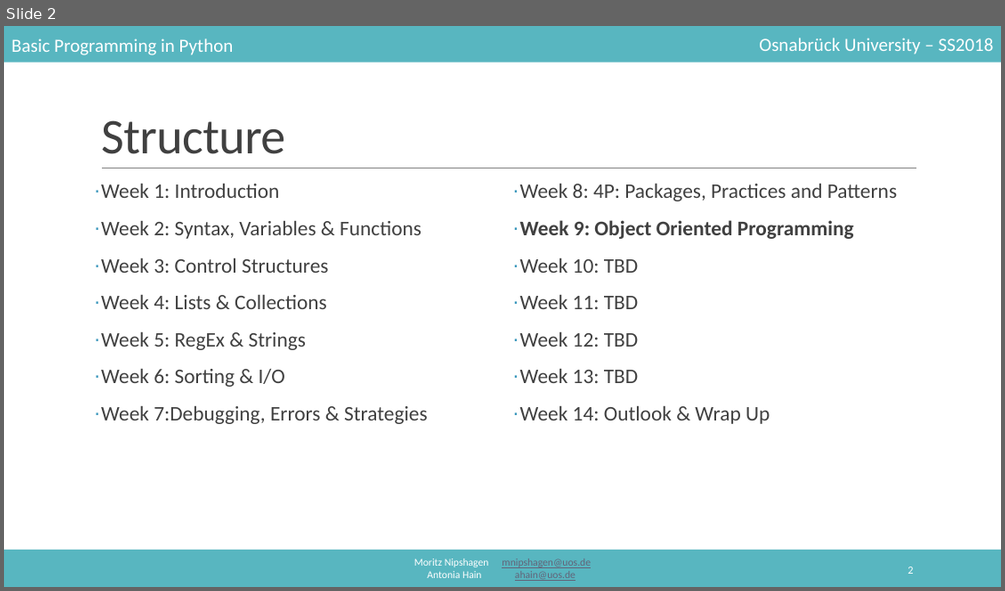
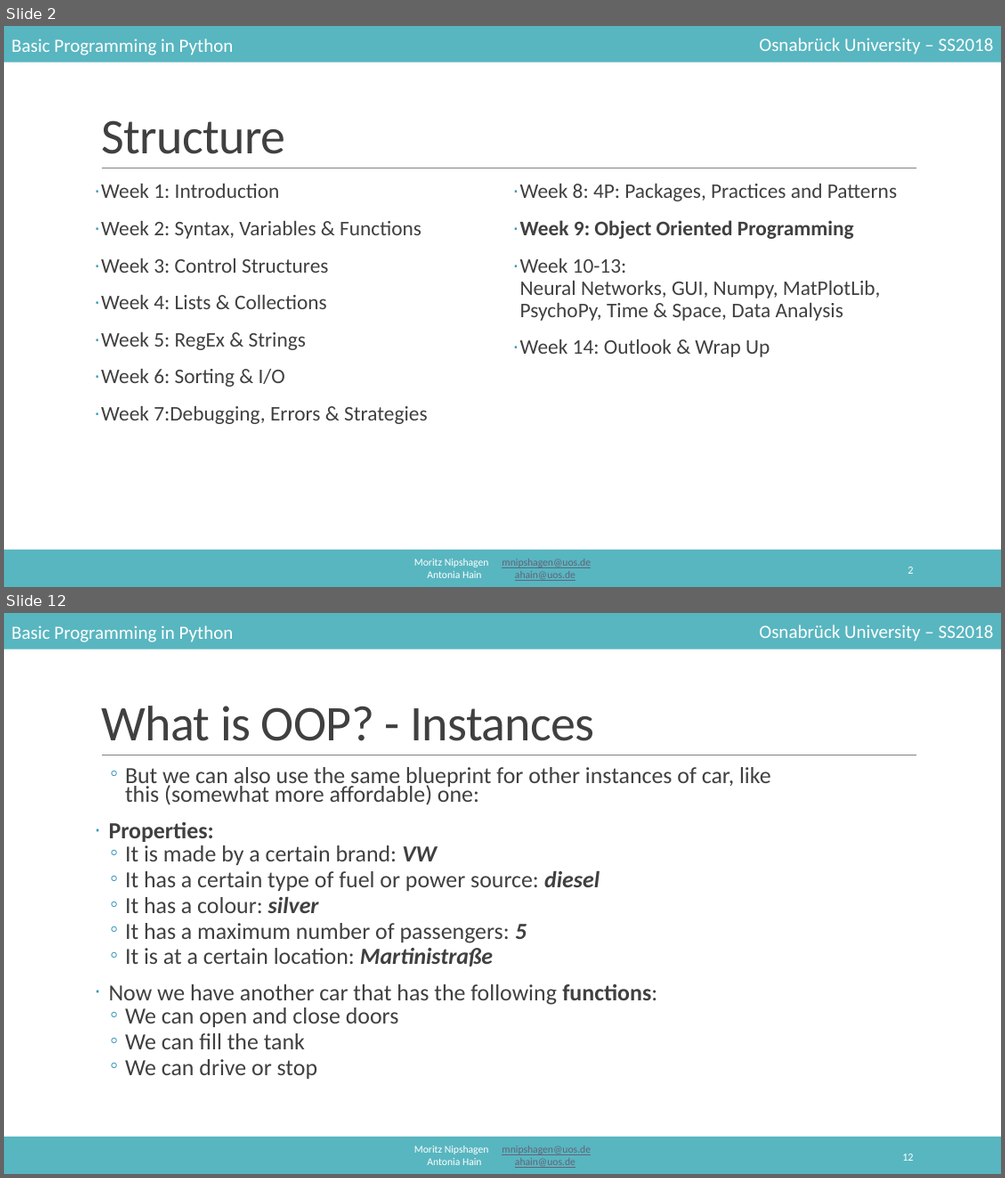
Before and after one commit to mnipshagen/monty, a slide deck: 2018/09/09_OOP.pptx. Shown one above the other, each under a label of ours: slide 2 before the commit, slides 2 and 12 after it; the slides between them are not shown. The pictures are 1005x591 and 1005x1178 pixels, drawn with LibreOffice and Linux fonts; fonts in the diff are those of the drawing. Boxes give left, top, right and bottom in pixels: in the first picture for what was removed or moved away, otherwise in the second. Text is boxed around its words. In the diff, an @@ line names an element or a change of style, - is before the commit and + after.

```diff
--- a/2018/09/09_OOP.pptx
+++ b/2018/09/09_OOP.pptx
@@ slide 12 added at bbox=[4, 613, 1001, 1174], background #FFFFFF; not listed: 6 template elements that a slide beside it also shows @@
@@ title added at bbox=[101, 706, 595, 741], 48 pt, text #404040 @@
+What is OOP? - Instances
@@ text added at bbox=[109, 767, 771, 1078], 22.2 pt, text #404040 @@
+  ◦ But we can also use the same blueprint for other instances of car, like this (somewhat more affordable) one:
+· Properties:
+  ◦ It is made by a certain brand: VW
+  ◦ It has a certain type of fuel or power source: diesel
+  ◦ It has a colour: silver
+  ◦ It has a maximum number of passengers: 5
+  ◦ It is at a certain location: Martinistraße
+· Now we have another car that has the following functions:
+  ◦ We can open and close doors
+  ◦ We can fill the tank
+  ◦ We can drive or stop
@@ page number added at bbox=[902, 1153, 913, 1160], 10.5 pt, text #FFFFFF @@
+12
@@ slide 2 changed as well @@
@@ text at bbox=[520, 258, 881, 321]: text changed @@
-· Week 10: TBD
-· Week 11: TBD
-· Week 12: TBD
-· Week 13: TBD
+· Week 10-13:
+  Neural Networks, GUI, Numpy, MatPlotLib, PsychoPy, Time & Space, Data Analysis
```
Also in this commit, not shown: 1 other slide changed, 42 other slides added, 10 other files.
